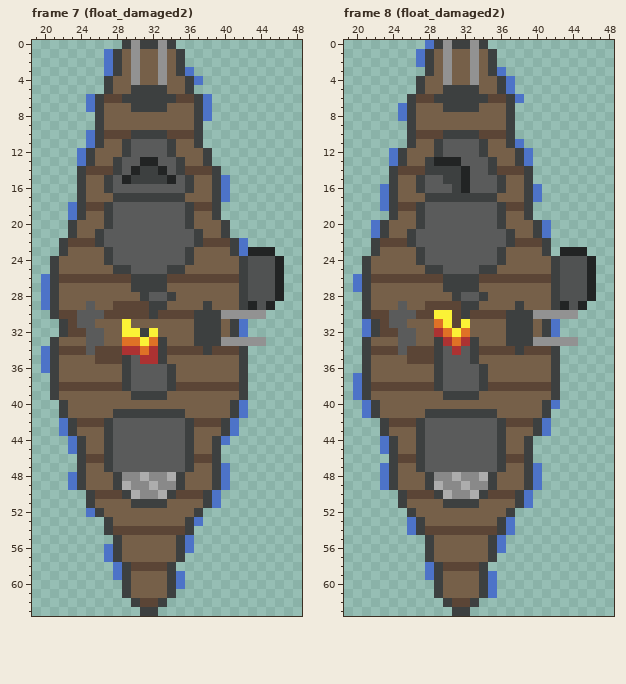
File history of a pixel-art file, resources/images/characters/ShipLarge.aseprite. That is the earlier state.
64x64 pixels, 18 frames. Shown: frame 7 (float_damaged2): x 19..48, y 0..63; frame 8 (float_damaged2): x 19..48, y 0..63. The commit also changed other frames, which this record leaves out.
After:
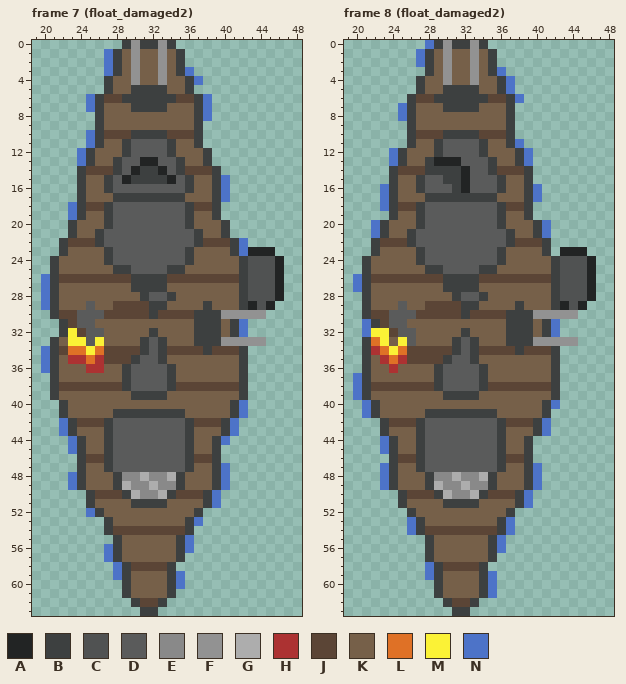
Palette (. is transparent): A #222424  B #3d4040  C #505252  D #5a5b5b  E #898989  F #929292  G #adadad  H #ac3232  J #5b4536  K #766049  L #df7126  M #fbf236  N #4d73c8
Diff:
Frame 7 (float_damaged2):
y 31: x 29 M -> K
y 32: x 23 J -> M; x 29..32 MMBM -> KKKB
y 33: x 23..24 KK -> MM; x 26 D -> M; x 29..32 LLML -> KKBD
y 34: x 23..26 JJDJ -> LLML; x 29..32 HHLH -> JJBD
y 35: x 23..26 KKKJ -> HHLH; x 29..32 BDHH -> JBDD
y 36: x 25..26 KK -> HH
Frame 8 (float_damaged2):
y 30: x 29..30 MM -> JJ
y 31: x 29..32 LMJM -> KKKK
y 32: x 22..23 BJ -> MM; x 29..32 HLML -> KKKB
y 33: x 22..23 KK -> LM; x 25 D -> M; x 29..32 BHLH -> KKBD
y 34: x 22..25 JJJD -> HLML; x 29..31 BDH -> JJB
y 35: x 23..25 KKK -> HLH; x 29..30 BD -> JB
y 36: x 24 K -> H
